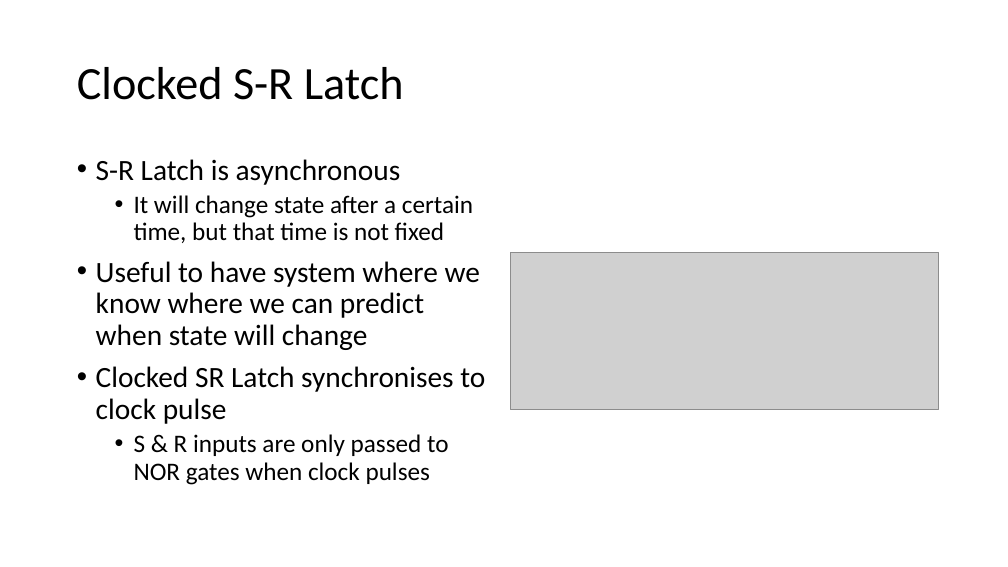
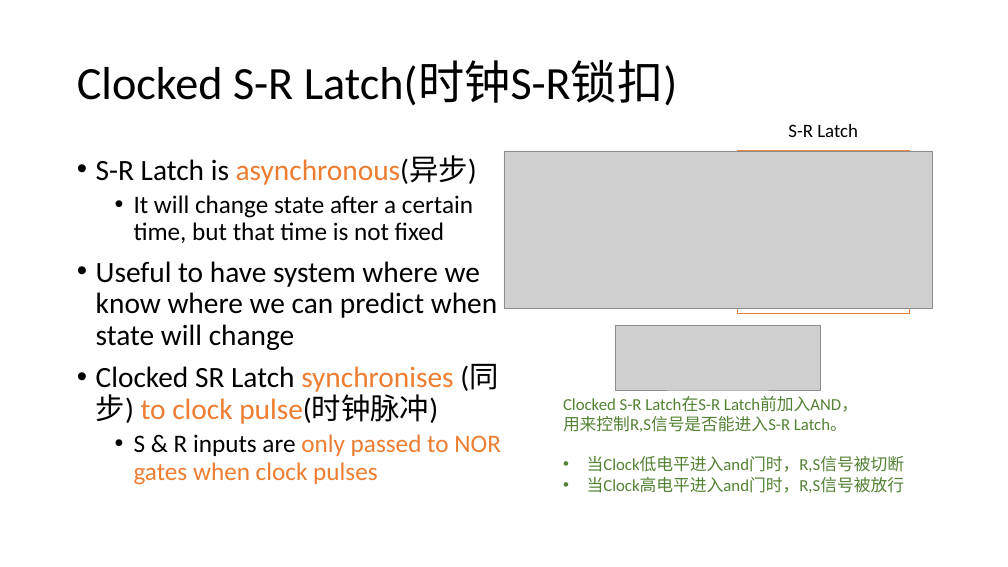
Before and after one commit to vcboy1/Leeds, a slide deck: slide 27 of 26fall/1860/Lecture/Week1.7/Lec 1.7.2 Sequential logic.pptx (slide 28 before the commit). Drawn at 1008x567 pixels with LibreOffice and Linux fonts; fonts in the diff are those of the drawing; grey boxes stand for pictures. Boxes give left, top, right and bottom in pixels: in the first picture for what was removed or moved away, otherwise in the second. Text is boxed around its words. In the diff, an @@ line names an element or a change of style, - is before the commit and + after.

```diff
--- a/26fall/1860/Lecture/Week1.7/Lec 1.7.2 Sequential logic.pptx
+++ b/26fall/1860/Lecture/Week1.7/Lec 1.7.2 Sequential logic.pptx
@@ title at (77, 61, 678, 106): text changed @@
-Clocked S-R Latch
+Clocked S-R Latch(时钟S-R锁扣)
@@ text added at (788, 124, 858, 137), 18 pt, text #000000 @@
+S-R Latch
@@ text at (96, 155, 477, 185): text changed @@
-• S-R Latch is asynchronous
+• S-R Latch is asynchronous(异步)
@@ picture: place and size @@
-picture at (510, 253, 939, 410)
+picture at (504, 151, 933, 309)
@@ rectangle added at (738, 151, 910, 314), fill #FFFFFF, outline #ED7D31 1 pt @@
@@ picture added at (616, 325, 820, 390) @@
@@ text at (96, 363, 498, 424): text changed @@
-• Clocked SR Latch synchronises to clock pulse
+• Clocked SR Latch synchronises (同步) to clock pulse(时钟脉冲)
@@ text added at (563, 397, 904, 493), 16 pt, text #548235 @@
+Clocked S-R Latch在S-R Latch前加入AND，
+用来控制R,S信号是否能进入S-R Latch。
+• 当Clock低电平进入and门时，R,S信号被切断
+• 当Clock高电平进入and门时，R,S信号被放行
@@ text at (134, 434, 501, 485): text colour #000000 to #ED7D31 in "only passed to NOR gates when clock ..." @@
```
Also in this commit, not shown: 22 other slides changed, 1 slide removed, 10 other files.
